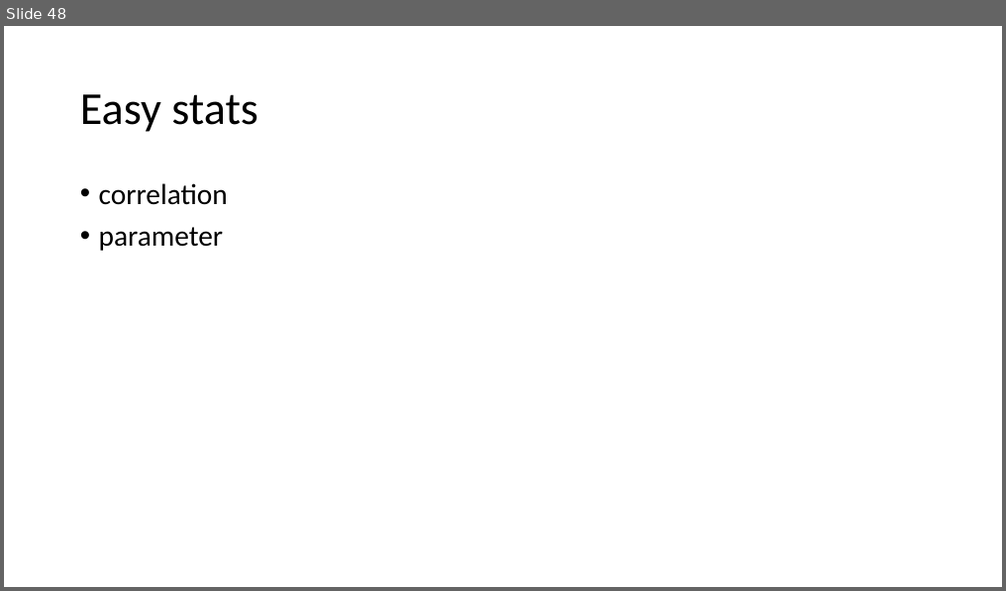
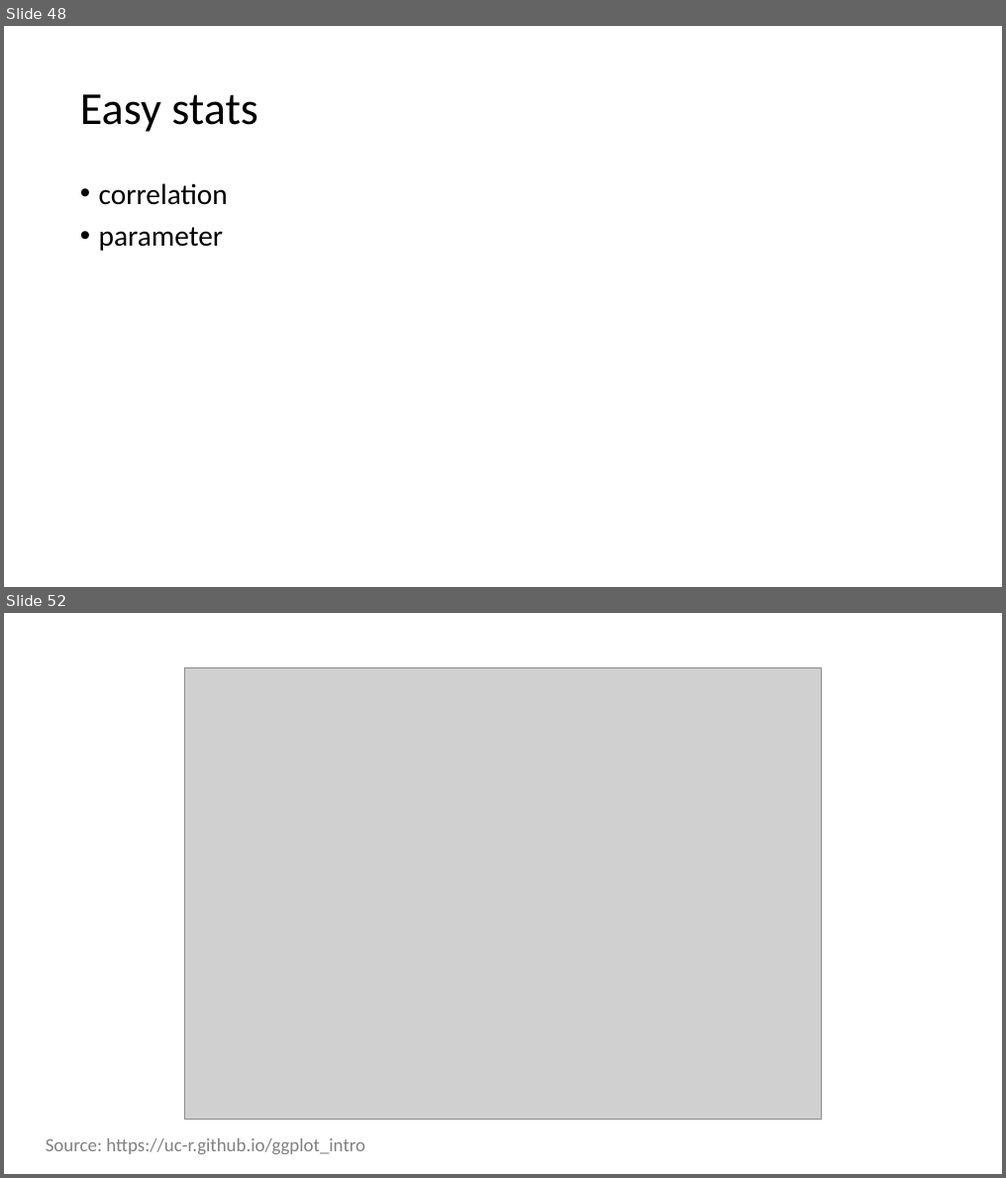
Before and after one commit to ruampimentel/SPSS_to_R, a slide deck: Slides - SPSS to R.pptx. Shown one above the other, each under a label of ours: slide 48 before the commit, slides 48 and 52 after it; the slides between them are not shown. The pictures are 1006x591 and 1006x1178 pixels, drawn with LibreOffice and Linux fonts; fonts in the diff are those of the drawing; grey boxes stand for pictures. Boxes give left, top, right and bottom in pixels: in the first picture for what was removed or moved away, otherwise in the second. Text is boxed around its words. In the diff, an @@ line names an element or a change of style, - is before the commit and + after.

Commit message:
plotting with ggplot2

```diff
--- a/Slides - SPSS to R.pptx
+++ b/Slides - SPSS to R.pptx
@@ slide 52 added at (x1=4, y1=613, x2=1002, y2=1174), background #FFFFFF @@
@@ picture added at (x1=185, y1=668, x2=822, y2=1119) @@
@@ text added at (x1=46, y1=1139, x2=365, y2=1155), 18 pt, text #808080 @@
+Source: https://uc-r.github.io/ggplot_intro
```
Also in this commit, not shown: 3 other slides added, 6 other files.
